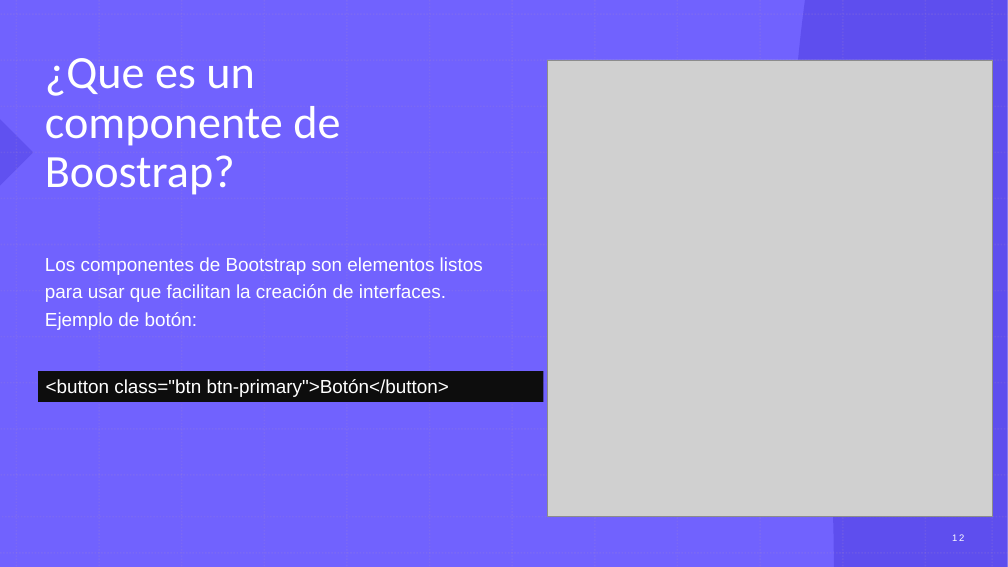
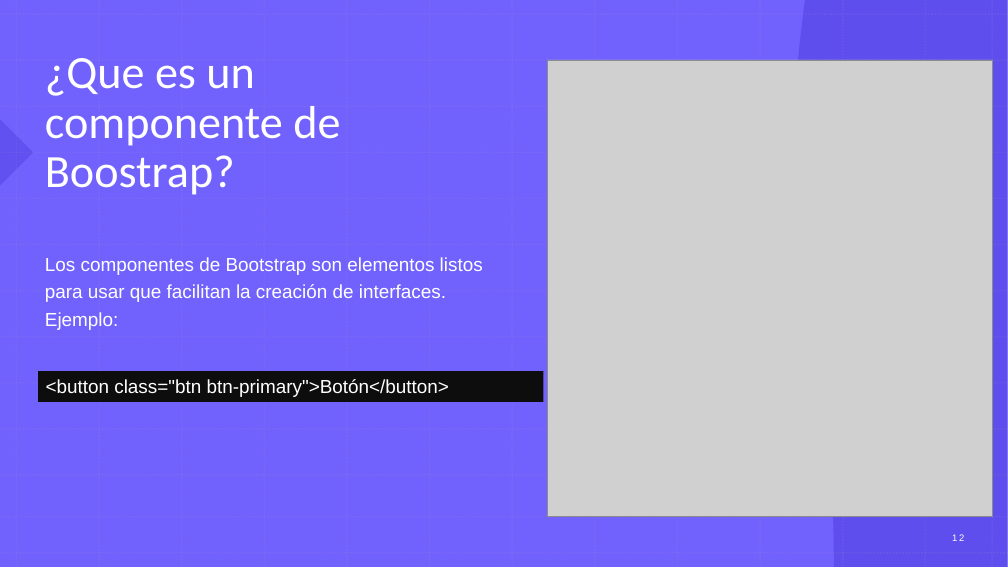
Before and after one commit to danirus6/Bootstrap, a slide deck: slide 12 of Bootstrap 5.pptx. Drawn at 1008x567 pixels with LibreOffice and Linux fonts; fonts in the diff are those of the drawing; grey boxes stand for pictures. Boxes give left, top, right and bottom in pixels: in the first picture for what was removed or moved away, otherwise in the second. Text is boxed around its words. In the diff, an @@ line names an element or a change of style, - is before the commit and + after.

```diff
--- a/Bootstrap 5.pptx
+++ b/Bootstrap 5.pptx
@@ text at (45, 257, 483, 330): text changed @@
-Los componentes de Bootstrap son elementos listos para usar que facilitan la creación de interfaces. Ejemplo de botón:
+Los componentes de Bootstrap son elementos listos para usar que facilitan la creación de interfaces. Ejemplo:
```
Also in this commit, not shown: 1 other slide changed.
